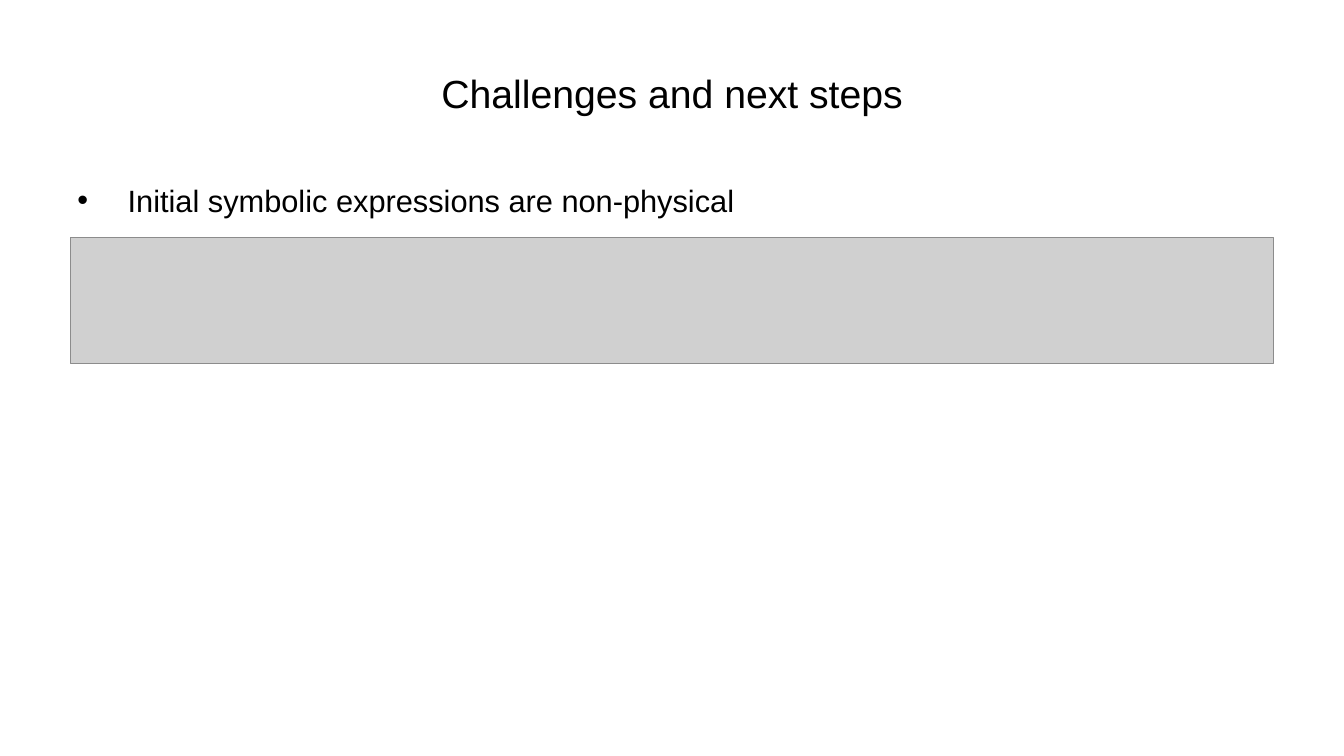
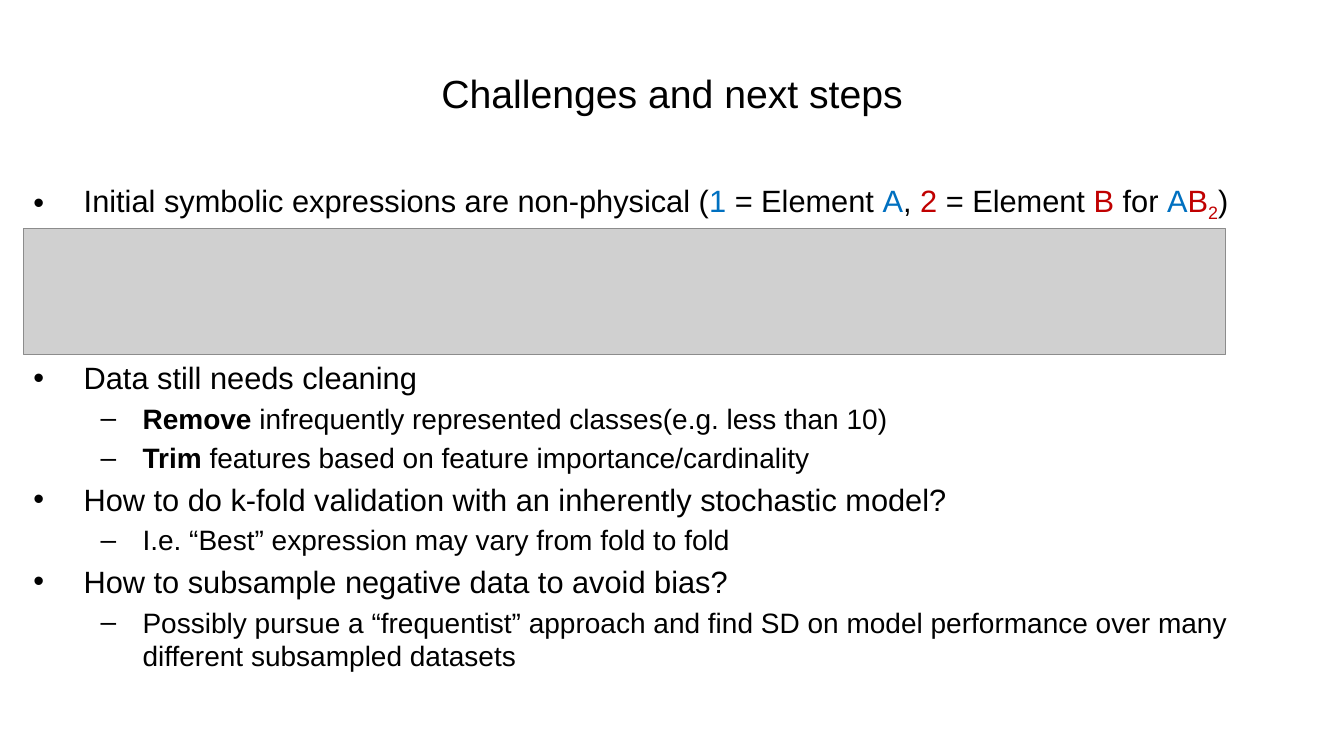
Before and after one commit to AlbertVong/Mat-Hack-2023, a slide deck: slide 5 of powerpoint_slides/group_6_hackathon_update_1.pptx (slide 3 before the commit). Drawn at 1344x756 pixels with LibreOffice and Linux fonts; fonts in the diff are those of the drawing; grey boxes stand for pictures; background and template pictures are left out. Boxes give left, top, right and bottom in pixels: in the first picture for what was removed or moved away, otherwise in the second. Text is boxed around its words. In the diff, an @@ line names an element or a change of style, - is before the commit and + after.

```diff
--- a/powerpoint_slides/group_6_hackathon_update_1.pptx
+++ b/powerpoint_slides/group_6_hackathon_update_1.pptx
@@ text at (84, 189, 1227, 672): text changed; size 22 to 20 pt @@
-• Initial symbolic expressions are non-physical
+• Initial symbolic expressions are non-physical (1 = Element A, 2 = Element B for AB2)
+• Data still needs cleaning
+  – Remove infrequently represented classes(e.g. less than 10)
+  – Trim features based on feature importance/cardinality
+• How to do k-fold validation with an inherently stochastic model?
+  – I.e. “Best” expression may vary from fold to fold
+• How to subsample negative data to avoid bias?
+  – Possibly pursue a “frequentist” approach and find SD on model performance over many different subsampled datasets
@@ picture: place and size @@
-picture at (71, 237, 1273, 363)
+picture at (23, 229, 1226, 355)
```
Also in this commit, not shown: 2 other slides changed, 2 slides added, 3 other files.
